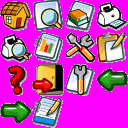
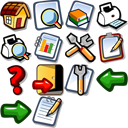
Layered file, before and after one edit (128×128). Changes by layer:
moved "Calque 5" into group "Old version" over [0, 0, 128, 128]
moved "Calque 1" into group "Old version" over [0, 0, 128, 128]
added group "new version" with 3 layers over [0, 0, 128, 128]
added layer "Calque 22" in group "new version" over [0, 0, 128, 128]
